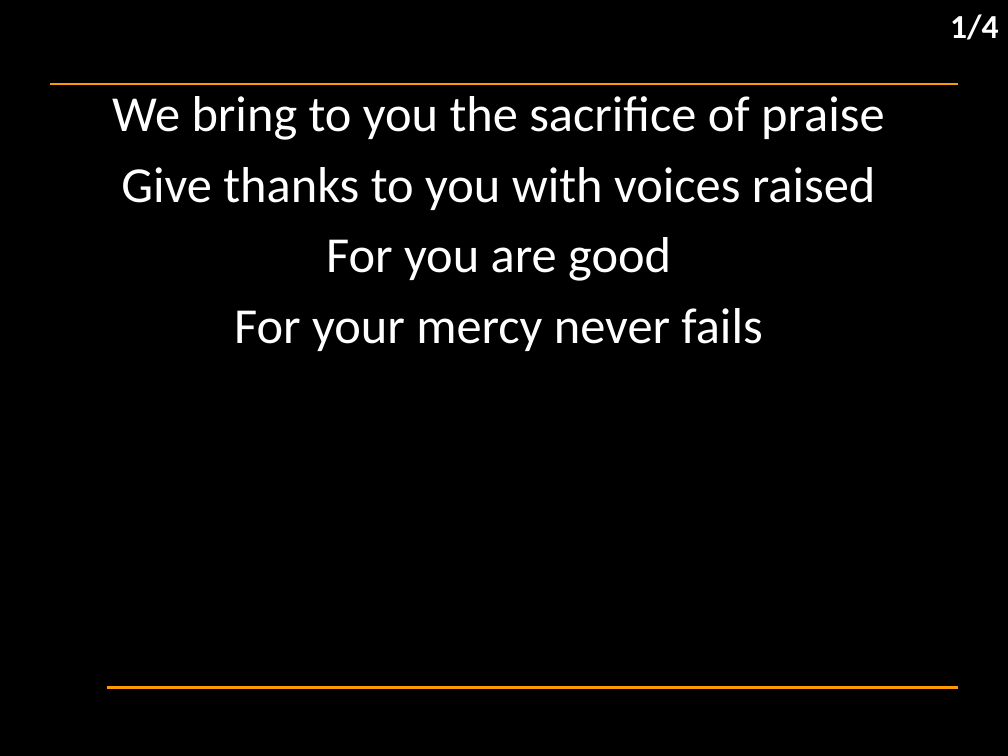
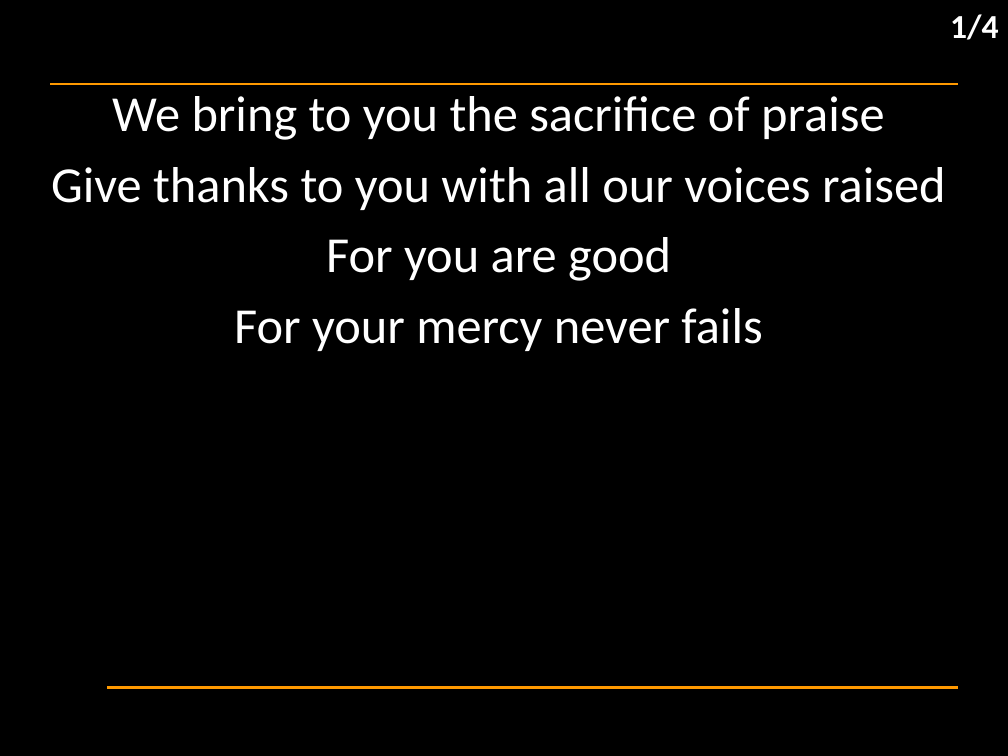
Before and after one commit to hoo-are-ya/worship, a slide deck: slide 2 of docs/songs/sacrifice of praise.pptx. Drawn at 1008x756 pixels with LibreOffice and Linux fonts; fonts in the diff are those of the drawing; background and template pictures are left out. Boxes give left, top, right and bottom in pixels: in the first picture for what was removed or moved away, otherwise in the second. Text is boxed around its words. In the diff, an @@ line names an element or a change of style, - is before the commit and + after.

```diff
--- a/docs/songs/sacrifice of praise.pptx
+++ b/docs/songs/sacrifice of praise.pptx
@@ subtitle at box(51, 167, 945, 210): text changed @@
-Give thanks to you with voices raised
+Give thanks to you with all our voices raised
```
Also in this commit, not shown: 6 other files.
